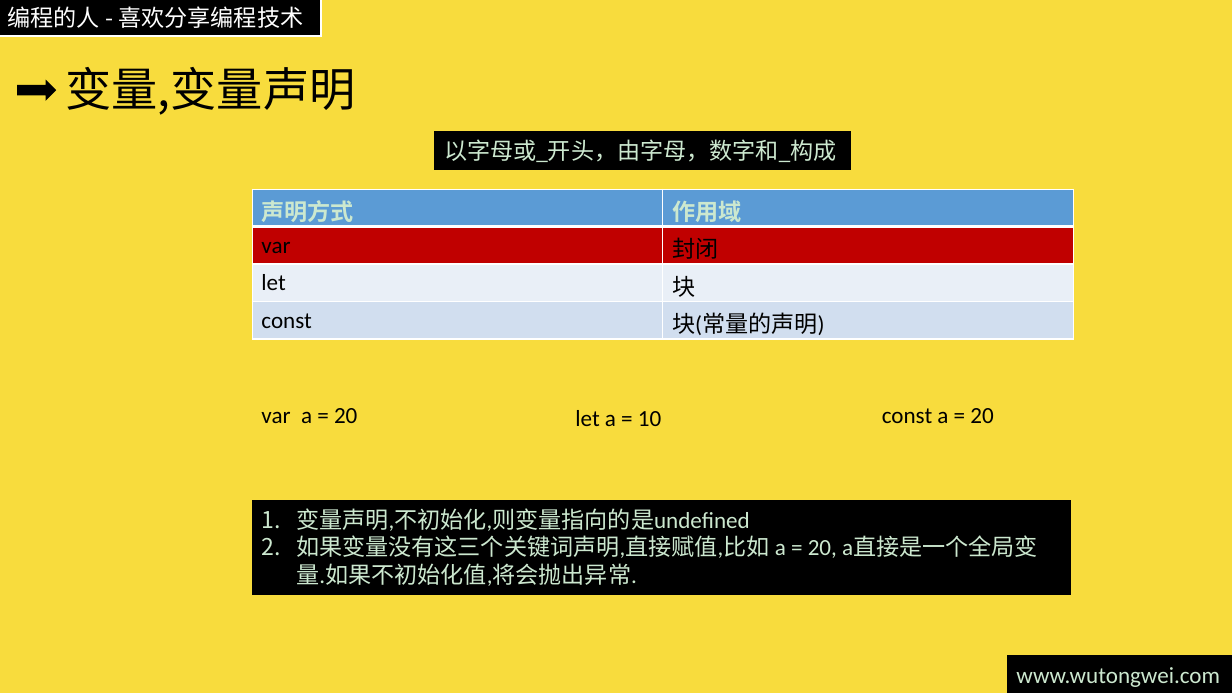
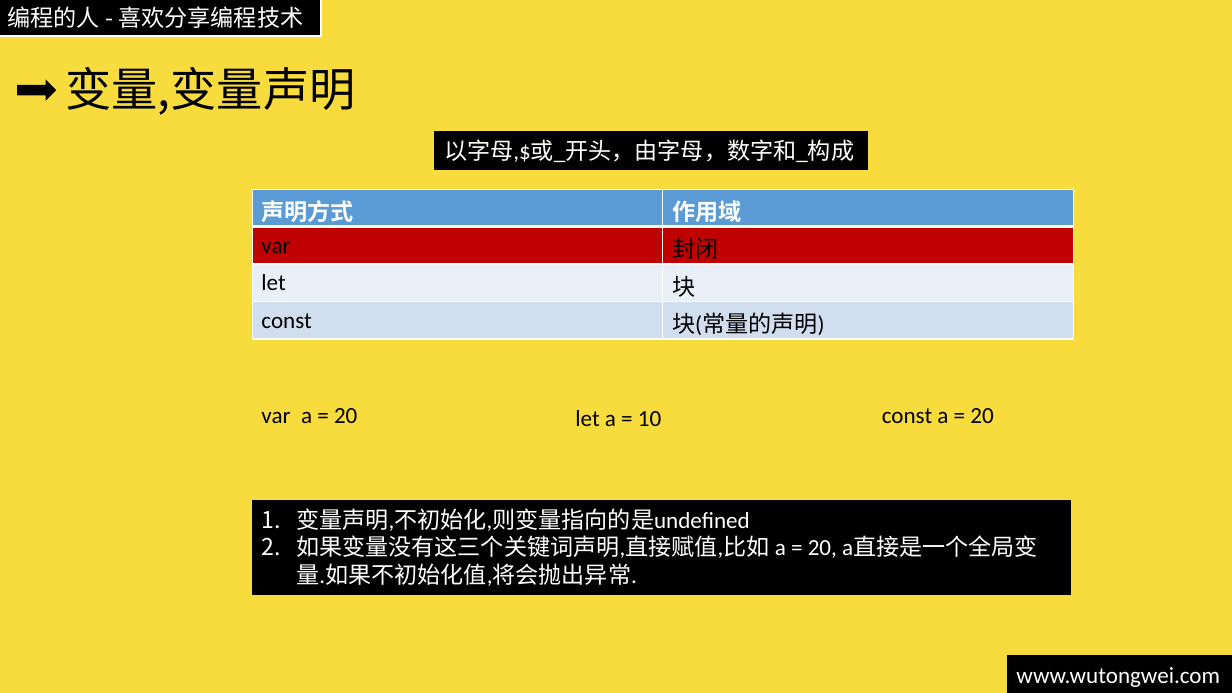
Before and after one commit to willculture/training, a slide deck: slide 6 of ppt/front-end/Javascript.pptx. Drawn at 1232x693 pixels with LibreOffice and Linux fonts; fonts in the diff are those of the drawing. Boxes give left, top, right and bottom in pixels: in the first picture for what was removed or moved away, otherwise in the second. Text is boxed around its words. In the diff, an @@ line names an element or a change of style, - is before the commit and + after.

```diff
--- a/ppt/front-end/Javascript.pptx
+++ b/ppt/front-end/Javascript.pptx
@@ rectangle "以字母,$或_开头，由字母，数字和_构成": place and size @@
-rectangle "以字母,$或_开头，由字母，数字和_构成" at (435, 132, 850, 169)
+rectangle "以字母,$或_开头，由字母，数字和_构成" at (435, 132, 868, 169)
@@ text in rectangle at (444, 139, 854, 162): text changed; text colour #CCE8CF to #FFFFFF @@
-以字母或_开头，由字母，数字和_构成
+以字母,$或_开头，由字母，数字和_构成
@@ table at (252, 189, 1073, 339) @@
@@ text colour #CCE8CF to #FFFFFF in "声明方式", "作用域" @@
@@ borders changed @@
@@ rectangle "变量声明,不初始化,则变量指向的是undefined" at (252, 501, 1070, 594): text colour #CCE8CF to #FFFFFF @@
@@ rectangle "www.wutongwei.com" at (1007, 656, 1232, 693): text colour #CCE8CF to #FFFFFF @@
```
Also in this commit, not shown: 33 other slides changed, 53 slides added, 2 slides removed, 1 other file.
